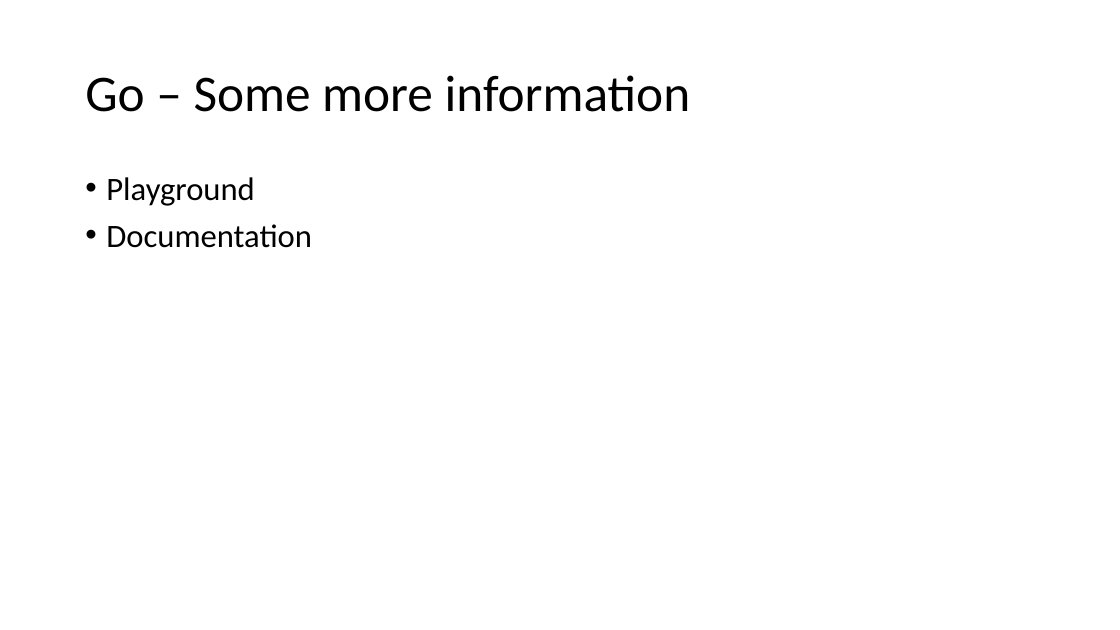
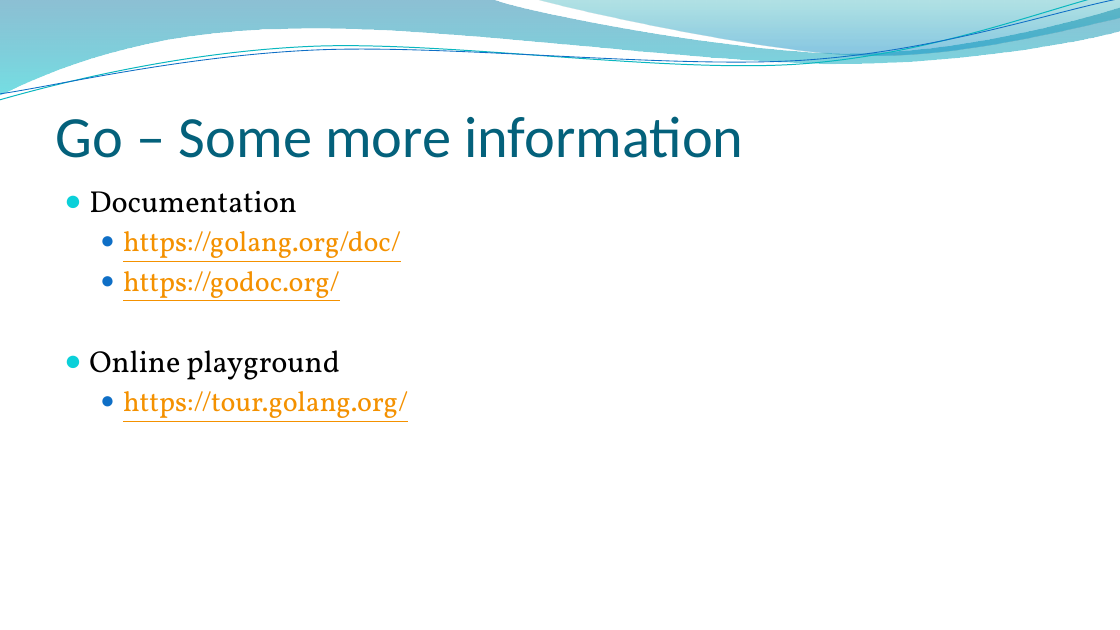
Before and after one commit to aleksamirkovic/blockchainExamples, a slide deck: slide 25 of HyperLedgerFabric.pptx (slide 27 before the commit). Drawn at 1120x630 pixels with LibreOffice and Linux fonts; fonts in the diff are those of the drawing; background and template pictures are left out. Boxes give left, top, right and bottom in pixels: in the first picture for what was removed or moved away, otherwise in the second. Text is boxed around its words. In the diff, an @@ line names an element or a change of style, - is before the commit and + after.

```diff
--- a/HyperLedgerFabric.pptx
+++ b/HyperLedgerFabric.pptx
@@ freeform shape added at (x1=0, y1=0, x2=1120, y2=95), fill gradient #0074A1 to #00C6CF @@
@@ freeform shape added at (x1=0, y1=0, x2=1120, y2=105), outline #0AB8BF 0.85 pt @@
@@ freeform shape added at (x1=0, y1=0, x2=1120, y2=100), outline #0F6FC6 0.75 pt @@
@@ freeform shape added at (x1=537, y1=0, x2=1120, y2=58), fill gradient #00A1A9 to #008BBF @@
@@ title "Go – Some more information" moved from (x1=85, y1=75, x2=691, y2=112) to (x1=56, y1=116, x2=743, y2=158) @@
@@ title "Go – Some more information" at (x1=56, y1=116, x2=743, y2=158): size 44 to 50 pt, text colour #000000 to #04617B; line spacing 0.9 to 1; vertical alignment middle to bottom @@
@@ text "Documentation" moved from (x1=106, y1=177, x2=312, y2=248) to (x1=89, y1=191, x2=408, y2=422) @@
@@ text at (x1=106, y1=177, x2=255, y2=206): paragraph removed @@
-• Playground
@@ text at (x1=89, y1=191, x2=297, y2=213): size 28 to 26 pt, font Calibri to Vollkorn in "Documentation"; bullet • to ●; line spacing 0.9 to 1; less space between paragraphs @@
@@ text at (x1=89, y1=231, x2=408, y2=422): paragraphs added @@
+  ● https://golang.org/doc/
+  ● https://godoc.org/
+● Online playground
+  ● https://tour.golang.org/
```
Also in this commit, not shown: 29 other slides changed, 1 slide added, 5 slides removed.
